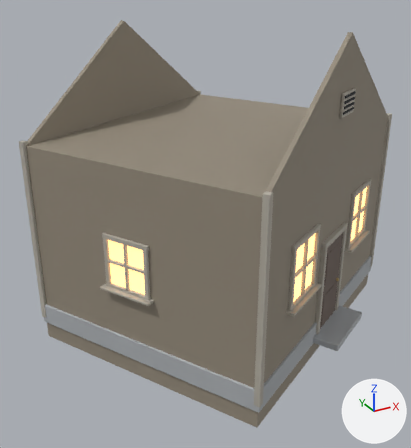
Two versions of the glTF model models/prelude/house3_walls.glb, one commit apart.
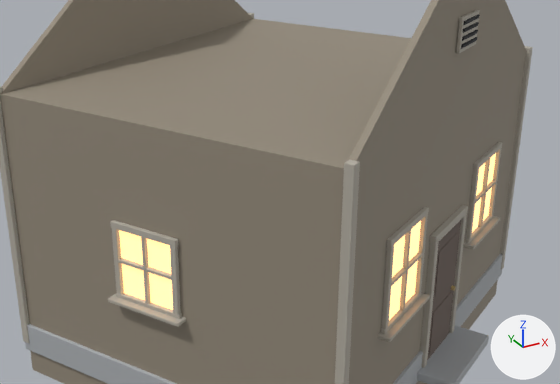
Old and new are each drawn whole from a 50 mm camera at (11.12, 180.32, 7.97) aimed at (17.44, 191.82, 2.22) and again close up on the part from 6% to 100% of the width and 18% to 77% of the height. The lights are fixed; the arrows at lower right show +X, +Y and +Z. The last two pictures show the newer version. Where no turn or scale is listed for an object, it has been applied to the vertices.

Script lines for the objects in view, before the commit:
```python
mat_emit_window_004 = principled_material('emit_window.004')
mat_emit_window_004.base_color = (1.0, 0.56, 0.24)  # beige #ffc586
mat_emit_window_004.emission_color = (1.0, 0.56, 0.24)  # beige #ffc586
mat_emit_window_004.emission_strength = 1.6
me_house3_walls = bpy.data.meshes.new('house3_walls')
me_house3_walls.from_pydata(...)  # 1084 vertices, 1948 faces; spans x -4.6..4.6, y -4.4..4.4, z -0.5..6.9
# faces by material slot: [28, 88, 1584, 132, 36, 8, 72]
me_house3_walls.materials.append(mat_siding_3_001)  # brown #958b7c
me_house3_walls.materials.append(mat_concrete_009)  # grey #adb1b5
me_house3_walls.materials.append(mat_trim_012)  # grey #b3ada2
me_house3_walls.materials.append(mat_door_3_001)  # brown #695950
me_house3_walls.materials.append(mat_brass_005)  # brown #bca269
me_house3_walls.materials.append(mat_emit_window_004)  # beige #ffc586, glowing beige #ffc586
me_house3_walls.materials.append(mat_black_012)  # black #191d21
ob_house3_walls = bpy.data.objects.new('house3_walls', me_house3_walls)
ob_house3_walls.location = (18.0, 192.0, 0.0)
```
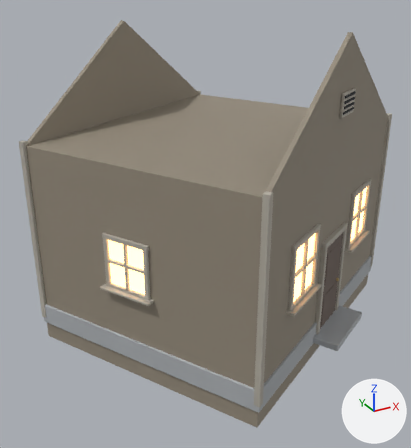
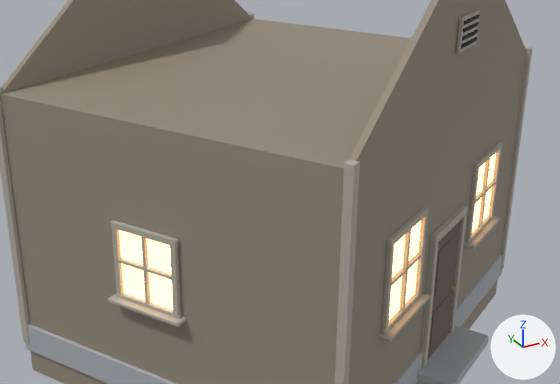
The newer file is also turned or shifted as a whole; pictures and numbers use the older file's frame.

Location of each change, [x1, y1, x2, y2] in pixels of the close-ups (560 x 384 px):
'house3_walls', surface changed
    both: [114, 148, 502, 338]

The change, as a diff of the scene's bpy script:
```diff
--- a/models/prelude/house3_walls.glb.py
+++ b/models/prelude/house3_walls.glb.py
@@ mat_emit_window_004 @@
 mat_emit_window_004.emission_color = (1.0, 0.56, 0.24)  # beige #ffc586
-mat_emit_window_004.emission_strength = 1.6
+mat_emit_window_004.emission_strength = 3.0
```
